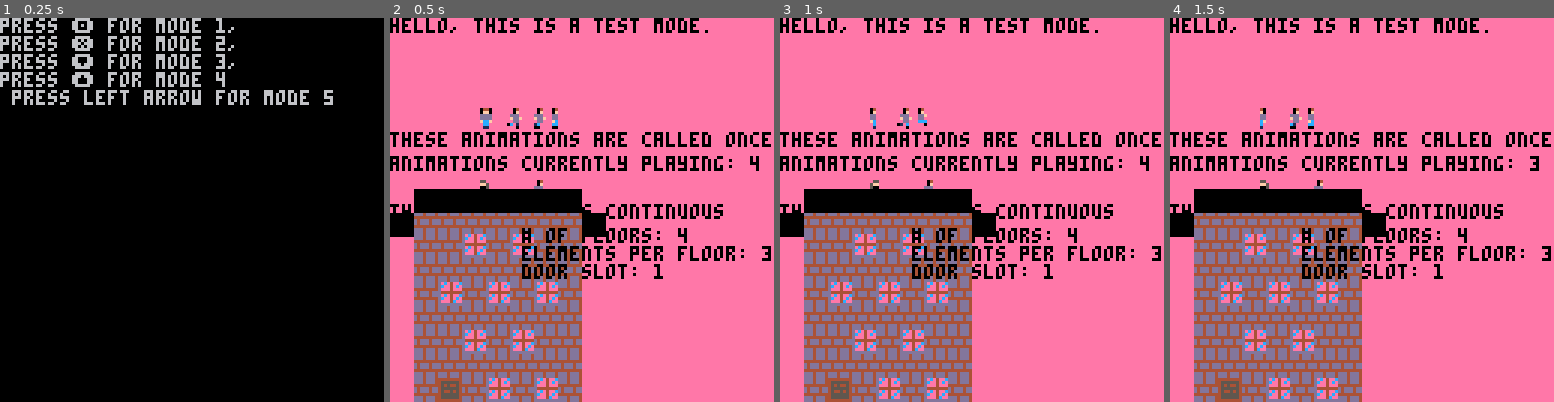
Above: before the commit, frames 1-4 (left to right).
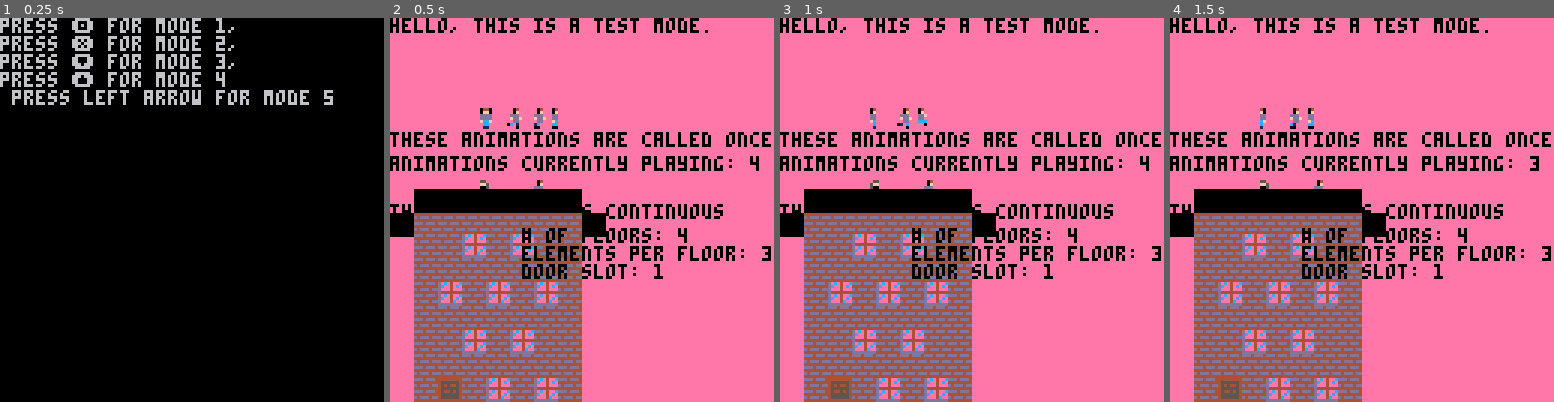
Above: after the commit, the same moments.

Repository: llopez020/Anxiety-at-its-Finest
Game: PICO-8 cartridge base.p8
The game is run twice, just before and just after one commit, with the same random seed, the same clock (stepped at 60 frames per second) and the same inputs.
Inputs:
- Up to frame 1 (0.25 s): no input
- Up to frame 2 (0.5 s): tap X (X key) at 0.33 s
- Up to frame 3 (1 s): tap O (Z key) at 0.7 s
- Up to frame 4 (1.5 s): tap X (X key) at 1.07 s

Frame 1 is identical in both runs. In frame 2, 8.7% of the frame differs, in the area x 6-50%, y 50-100%; in frame 3, 8.7%; in frame 4, 8.7%.

Commit message:
added main menu art only

Diff:
--- a/base.p8
+++ b/base.p8
@@ -824,18 +824,18 @@
 1e1e1e1e1e1e1e1e1e1e1e1e1e1e1e1e1e0d0d1e1e1e1e1e1e1e1e1e1e1e1e1e1e1e1e1e1e1e1e1e1e1e1e1e1e1e1e1e1e1e1e0d0d1e1e1e1e1e1e1e1e1e1e1e1e1e0d0d1e1e1e1e1e1e1e1e1e1e1e1e1e1e0d0d1e1e1e1e1e1e1e1e1e1e1e1e1e1e0d0d1e1e1e1e1e1e1e1e1e1e1e1e1e1e0d0d1e1e1e1e1e1e1e1e1e1e1e1e
 1e1e1e1e1e1e1e1e1e1e1e1e1e1e1e1e1e1e0d1e1e1e1e1e1e1e1e1e1e1e1e1e1e1e1e1e0d1e1e1e1e1e1e1e1e1e1e1e1e1e1e1e0d1e1e1e1e1e1e1e1e1e1e1e1e1e1e0d1e1e1e1e1e1e1e1e1e1e1e1e1e1e1e0d1e1e1e1e1e1e1e1e1e1e1e1e1e1e1e0d1e1e1e1e1e1e1e1e1e1e1e1e1e1e1e0d1e1e1e1e1e1e1e1e1e1e1e1e
 1e1e1e1e1e1e1e1e1e1e1e1e1e1e1e1e1e1e1e1e1e1e1e1e1e1e1e1e1e1e1e1e000000000000000000000000000000000000000000000000000000000000000000000000000000000000000000000000000000000000000000000000000000000000000000000000000000000000000000000000000000000000000000000000
-1e1e1e1e1e1e1e1e1e1e1e1e1e1e1e1e1e1e1e1e1e1e1e1e1e1e1e1e1e1e1e1e000000000000000000000000000000000000000000000000000000000000000000000000000000000000000000000000000000000000000000000000000000000000000000000000000000000000000000000000000000000000000000000000
-0000003a3a3a3a3a3a3a3a3a3a3a3a3a3a0000000000000000000d0d00000000000000000000000000000000000000000000000000000000000000000000000000000000000000000000000000000000000000000000000000000000000000000000000000000000000000000000000000000000000000000000000000000000
-0000003a3a3a3a3a3a3a3a3a3a3a3a3a3a00000000000000000d000000000000000000000000000000000000000000000000000000000000000000000000000000000000000000000000000000000000000000000000000000000000000000000000000000000000000000000000000000000000000000000000000000000000
-0000003a3a3a3a3a3a3a3a3a3a3b3a3a3a3d0000000000000000000000000000000000000000000000000000000000000000000000000000000000000000000000000000000000000000000000000000000000000000000000000000000000000000000000000000000000000000000000003a3a3a3a3a3a3a3a3a3a3a3a3a3a
-0000233737373737373737373737373737000000000000000d0d000000000000000000000000000000000000000000000000000000000000000000000000000000000000000000000000000000000000000000000000000000000000000000000000000000000000000000000000000000003a3a3a3a3a3a3a3a3a3a3a3a3a3a
-00000038383838383838383838383838380000000000000000000d0000000000000000000000000000000000000000000000000000000000000000000000000000000000000000000000000000000000000000000000000000000000000000000000000000000000000000000000000000003a3a3a3a3a3a3a3a3a3a3a3a3a3a
-0000003333333333333333333333333333000000000000000000000000000000000000000000000000000000000000000000000000000000000000000000000000000000000000000000000000000000000000000000000000000000000000000000000000000000000000000000000000003a3a3a3a3a3a3a3a3a3a3a3a3a3a
-00000000000000000000000000000000000000000000000000000d0d00000000000000000000000000000000000000000000000000000000000000000000000000000000000000000000000000000000000000000000000000000000000000000000000000000000000000000000000000003a3a3a3a3a3a3a3a3a3a3a3a3a3a
-0000000000000000000000000000000000000000000000000d0d000000000000000000000000000000000000000000000000000000000000000000000000000000000000000000000000000000000000000000000000000000000000000000000000000000000000000000000000000000003a3a3a3a3a3a3a3a3a3a3b3a3a3a
-0000000000000000000000000000000000000000000000000000000000000000000000000000000000000000000000000000000000000000000000000000000000000000000000000000000000000000000000000000000000000000000000000000000000000000000000000000000000233737373737373737373737373737
-00000000000000000000000000000000000000000000000d0000000000000000000000000000000000000000000000000000000000000000000000000000000000000000000000000000000000000000000000000000000000000000000000000000000000000000000000000000000000003838383838383838383838383838
-0000000000000000000000000000000000000000000d00000000000000000000000000000000000000000000000000000000000000000000000000000000000000000000000000000000000000000000000000000000000000000000000000000000000000000000000000000000000000003333333333333333333333333333
-00000000000000000000000000000000000000000d0000000000000000000000000000000000000000000000000000000000000000000000000000000000000000000000000000000000000000000000000000000000000000000000000000000000000000000000000000000000000000000000000000000000000000000000
-0000000000000000000000000000000000000d0d000000000000000000000000000000000000000000000000000000000000000000000000000000000000000000000000000000000000000000000000000000000000000000000000000000000000000000000000000000000000000000000000000000000000000000000000
-0000e00000000000000000000000000000000000000000000000000000000000000000000000000000000000000000000000000000000000000000000000000000000000000000000000000000000000000000000000000000000000000000000000000000000000000000000000000000000000000000000000000000000000
+3a3a3a3a3a3a3a3a3a3a3a3a3a3a3a3ac71e1e1e1e1e1e1e1e1e1e1e1e1e1e1e000000000000000000000000000000000000000000000000000000000000000000000000000000000000000000000000000000000000000000000000000000000000000000000000000000000000000000000000000000000000000000000000
+3a3a3a3a3a3a3a3a3a3a3a3a3a3a3a3ac70000000000000000000d0d00000000000000000000000000000000000000000000000000000000000000000000000000000000000000000000000000000000000000000000000000000000000000000000000000000000000000000000000000000000000000000000000000000000
+3a3a3a3a3a3a3a3a3a3a3a3a3a3a3a3ac700000000000000000d000000000000000000000000000000000000000000000000000000000000000000000000000000000000000000000000000000000000000000000000000000000000000000000000000000000000000000000000000000000000000000000000000000000000
+3a3a3a3a3a3a3a3a3a3a3a3a3af6f63ac73d0000000000000000000000000000000000000000000000000000000000000000000000000000000000000000000000000000000000000000000000000000000000000000000000000000000000000000000000000000000000000000000000003a3a3a3a3a3a3a3a3a3a3a3a3a3a
+3affffffffffffffff3a3a3af6f6f6f6c7000000000000000d0d000000000000000000000000000000000000000000000000000000000000000000000000000000000000000000000000000000000000000000000000000000000000000000000000000000000000000000000000000000003a3a3a3a3a3a3a3a3a3a3a3a3a3a
+ffffffffffffffffffff3a3af6f6f6f6c70000000000000000000d0000000000000000000000000000000000000000000000000000000000000000000000000000000000000000000000000000000000000000000000000000000000000000000000000000000000000000000000000000003a3a3a3a3a3a3a3a3a3a3a3a3a3a
+ffc8c83bc9cc3bc8c8ff3a3a3a3a3a3ac7000000000000000000000000000000000000000000000000000000000000000000000000000000000000000000000000000000000000000000000000000000000000000000000000000000000000000000000000000000000000000000000000003a3a3a3a3a3a3a3a3a3a3a3a3a3a
+3ac8c83bcbca3bc8c83a3a3ad0d1d3d3000000000000000000000d0d00000000000000000000000000000000000000000000000000000000000000000000000000000000000000000000000000000000000000000000000000000000000000000000000000000000000000000000000000003a3a3a3a3a3a3a3a3a3a3a3a3a3a
+3ac8c8c8c8c8c8c8c83a3a3ad2d2d1d200000000000000000d0d000000000000000000000000000000000000000000000000000000000000000000000000000000000000000000000000000000000000000000000000000000000000000000000000000000000000000000000000000000003a3a3a3a3a3a3a3a3a3a3b3a3a3a
+3ac1c8c4c5c8c3c2c83a3a3ad2d1d2d300000000000000000000000000000000000000000000000000000000000000000000000000000000000000000000000000000000000000000000000000000000000000000000000000000000000000000000000000000000000000000000000000233737373737373737373737373737
+c7dbd9d9d9d9d9d9dac7c7c7c7d4d4c7000000000000000d0000000000000000000000000000000000000000000000000000000000000000000000000000000000000000000000000000000000000000000000000000000000000000000000000000000000000000000000000000000000003838383838383838383838383838
+d5d7d6c7d5d7d6c7d5d8c7d5d8c7c7c700000000000d00000000000000000000000000000000000000000000000000000000000000000000000000000000000000000000000000000000000000000000000000000000000000000000000000000000000000000000000000000000000000003333333333333333333333333333
+c7c7c7c7c7c7c7c7c7c7c7c7c7c7c7c7000000000d0000000000000000000000000000000000000000000000000000000000000000000000000000000000000000000000000000000000000000000000000000000000000000000000000000000000000000000000000000000000000000000000000000000000000000000000
+d5d7d6c7d5d7d6c7d5d8c7d5d8c7c7c700000d0d000000000000000000000000000000000000000000000000000000000000000000000000000000000000000000000000000000000000000000000000000000000000000000000000000000000000000000000000000000000000000000000000000000000000000000000000
+c7c7c7c7c7c7c7c7c7c7c7c7c7c7c7c700000000000000000000000000000000000000000000000000000000000000000000000000000000000000000000000000000000000000000000000000000000000000000000000000000000000000000000000000000000000000000000000000000000000000000000000000000000
Not shown, changed: 29 lines of the sprite sheet (__gfx__) section of base.p8
